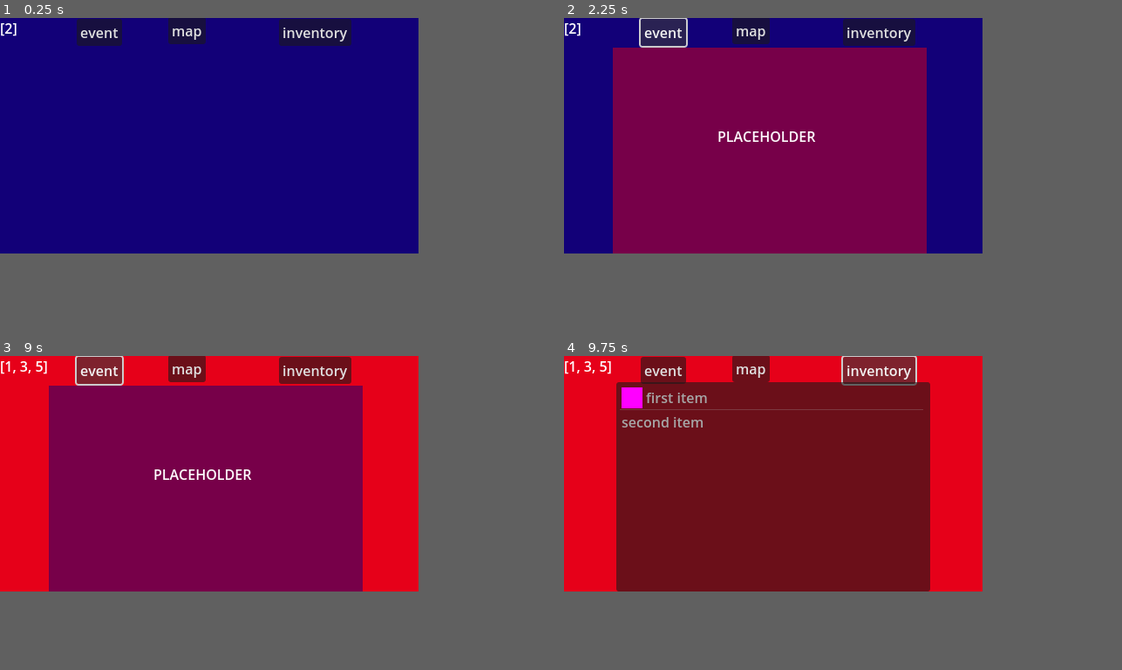
Above: before the commit, frames 1-4 (two rows, left to right).
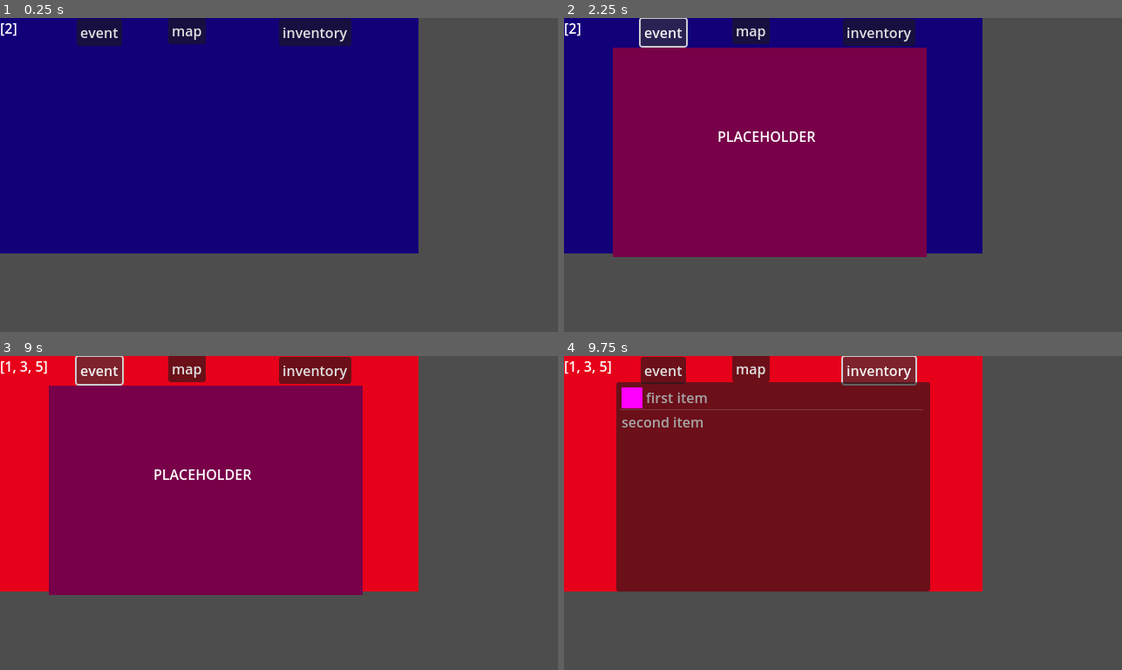
Above: after the commit, the same moments.

Repository: Mastersujo/traintrains
Game: Godot game, scene res://scenes/game_main.tscn
Two runs of this game, one before a commit and one after it. Both use one fixed random seed, a clock stepped at 60 frames per second and the inputs below.
Inputs:
- Up to frame 1 (0.25 s): no input
- Up to frame 2 (2.25 s): click "inventory" at 0.5 s; click "map" at 1.25 s; click "event" at 2 s
- Up to frame 3 (9 s): click "inventory" at 2.75 s; click "map" at 3.5 s; click "starter" at 4.25 s; click "fifth" at 5 s; click "sixsth" at 5.75 s; click "third" at 6.5 s; click "second" at 7.25 s; click "forth" at 8 s; click "event" at 8.75 s
- Up to frame 4 (9.75 s): click "inventory" at 9.5 s
In our replay, the window is 480x270 before the commit and 640x360 after it. These sizes can differ from the game's own. Grey fills any space a smaller window leaves; there, only what the larger window draws over its background counts as a difference.

The runs differ from the first frame. In frame 1, only the window size differs. In frame 2, 0.6% of the frame differs, in the area x 8-65%, y 75-77%; in frame 3, 0.6%; in frame 4, only the window size differs.

Commit message:
Interface mockup

Diff:
--- a/project.godot
+++ b/project.godot
@@ -21,8 +21,8 @@
 
 [display]
 
-window/size/viewport_width=480
-window/size/viewport_height=270
+window/size/viewport_width=640
+window/size/viewport_height=360
 window/stretch/mode="viewport"
 window/stretch/scale_mode="integer"
 
--- /dev/null
+++ b/scenes/interface_mock.tscn
@@ -0,0 +1,92 @@
+[gd_scene load_steps=4 format=3 uid="uid://ehnvbfn4ycns"]
+
+[ext_resource type="Texture2D" uid="uid://bg6ssjmnjewet" path="res://assets/interfaceMock.png" id="1_puo8s"]
+[ext_resource type="FontFile" uid="uid://c6nnyt1a76vpt" path="res://assets/fonts/DeterminationSansWebRegular-369X.ttf" id="2_otwe6"]
+
+[sub_resource type="LabelSettings" id="LabelSettings_3f4ob"]
+line_spacing = -8.0
+font = ExtResource("2_otwe6")
+font_color = Color(0.0117647, 0.984314, 0.137255, 1)
+
+[node name="Interface mock" type="Sprite2D"]
+texture_filter = 1
+scale = Vector2(2, 2)
+texture = ExtResource("1_puo8s")
+centered = false
+
+[node name="Camera2D" type="Camera2D" parent="."]
+anchor_mode = 0
+
+[node name="Label" type="Label" parent="."]
+offset_left = 5.0
+offset_top = 12.0
+offset_right = 97.0
+offset_bottom = 29.0
+scale = Vector2(0.5, 0.5)
+text = "Item queue"
+label_settings = SubResource("LabelSettings_3f4ob")
+horizontal_alignment = 1
+
+[node name="Label2" type="Label" parent="."]
+offset_left = 12.0
+offset_top = 169.0
+offset_right = 64.0
+offset_bottom = 186.0
+scale = Vector2(0.5, 0.5)
+text = "Locaton:"
+label_settings = SubResource("LabelSettings_3f4ob")
+horizontal_alignment = 1
+
+[node name="Label3" type="Label" parent="."]
+offset_left = 273.0
+offset_top = 66.5
+offset_right = 325.0
+offset_bottom = 83.5
+scale = Vector2(0.5, 0.5)
+text = "Name: Coal"
+label_settings = SubResource("LabelSettings_3f4ob")
+horizontal_alignment = 1
+
+[node name="Label4" type="Label" parent="."]
+offset_left = 284.5
+offset_top = 87.0
+offset_right = 348.5
+offset_bottom = 113.0
+scale = Vector2(0.5, 0.5)
+text = "Fuels the train
+"
+label_settings = SubResource("LabelSettings_3f4ob")
+autowrap_mode = 2
+
+[node name="Label5" type="Label" parent="."]
+offset_left = 285.0
+offset_top = 100.5
+offset_right = 349.0
+offset_bottom = 126.5
+scale = Vector2(0.5, 0.5)
+text = "Fuels the train
+"
+label_settings = SubResource("LabelSettings_3f4ob")
+autowrap_mode = 2
+
+[node name="Label6" type="Label" parent="."]
+offset_left = 284.5
+offset_top = 115.5
+offset_right = 348.5
+offset_bottom = 141.5
+scale = Vector2(0.5, 0.5)
+text = "Fuels the train
+"
+label_settings = SubResource("LabelSettings_3f4ob")
+autowrap_mode = 2
+
+[node name="Label7" type="Label" parent="."]
+offset_left = 284.5
+offset_top = 129.5
+offset_right = 348.5
+offset_bottom = 155.5
+scale = Vector2(0.5, 0.5)
+text = "Fuels the train
+"
+label_settings = SubResource("LabelSettings_3f4ob")
+autowrap_mode = 2
Binary file added: assets/fonts/DeterminationMonoWebRegular-Z5oq.ttf
Not shown, added: assets/fonts/DeterminationMonoWebRegular-Z5oq.ttf.import
Binary file added: assets/fonts/DeterminationSansWebRegular-369X.ttf
Not shown, added: assets/fonts/DeterminationSansWebRegular-369X.ttf.import
Binary file added: assets/interfaceMock.png
Not shown, added: assets/interfaceMock.png.import
Binary file added: interfaceMock.png
Not shown, added: interfaceMock.png.import
